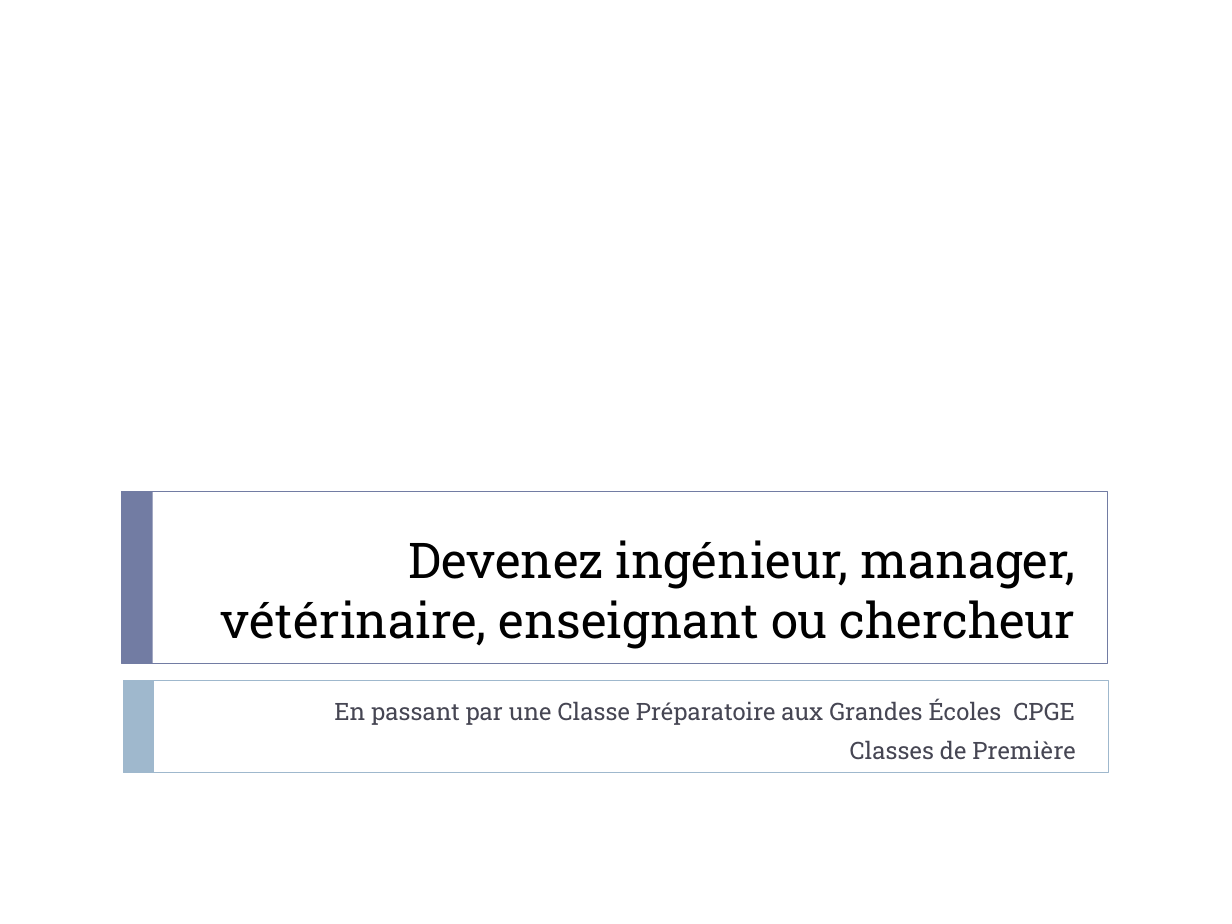
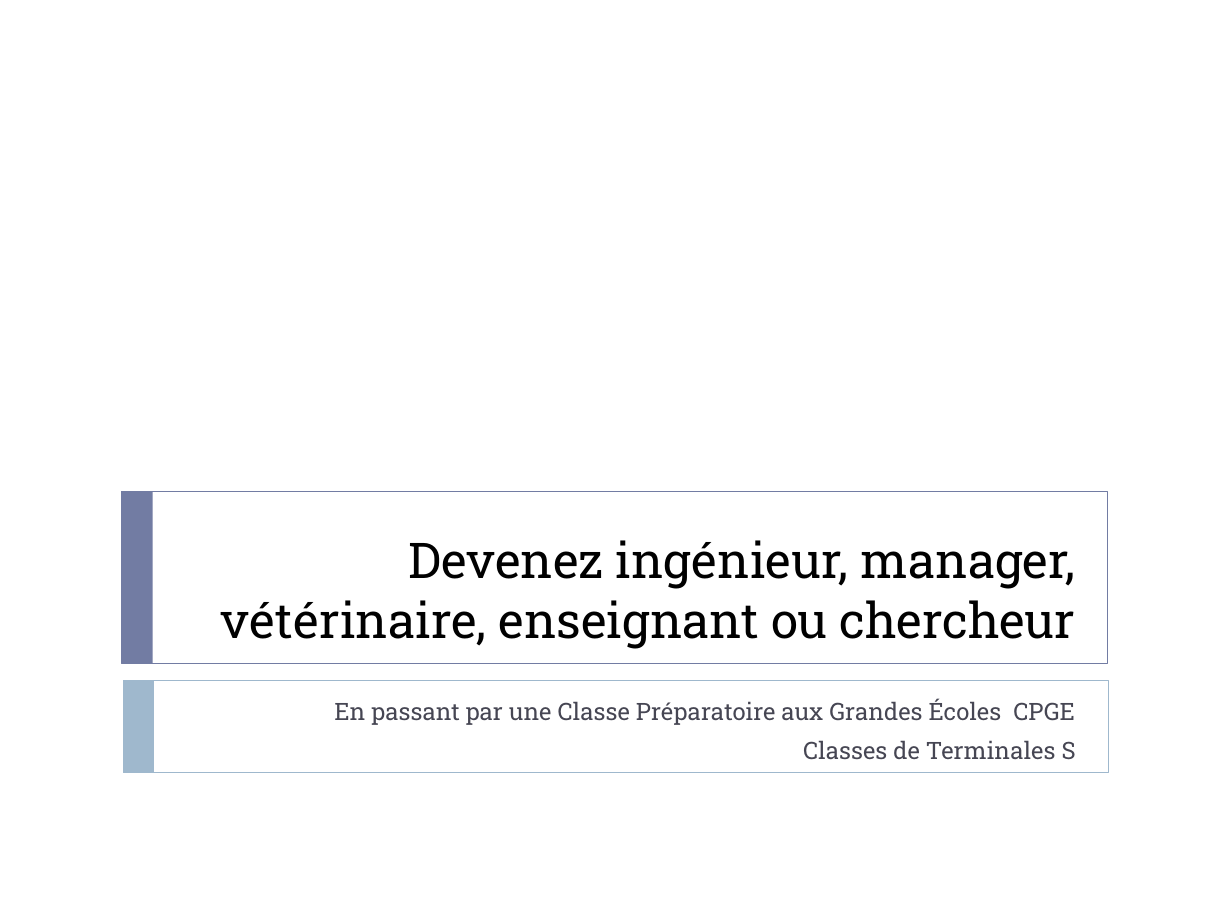
Before and after one commit to xpessoles/Orientation, a slide deck: slide 1 of Rouviere/PresentationCPGE.pptx. Drawn at 1232x924 pixels with LibreOffice and Linux fonts; fonts in the diff are those of the drawing. Boxes give left, top, right and bottom in pixels: in the first picture for what was removed or moved away, otherwise in the second. Text is boxed around its words. In the diff, an @@ line names an element or a change of style, - is before the commit and + after.

```diff
--- a/Rouviere/PresentationCPGE.pptx
+++ b/Rouviere/PresentationCPGE.pptx
@@ subtitle at (x1=803, y1=740, x2=1076, y2=760): text changed @@
-Classes de Première
+Classes de Terminales S
```
Also in this commit, not shown: 3 other slides changed, 1 other file.
